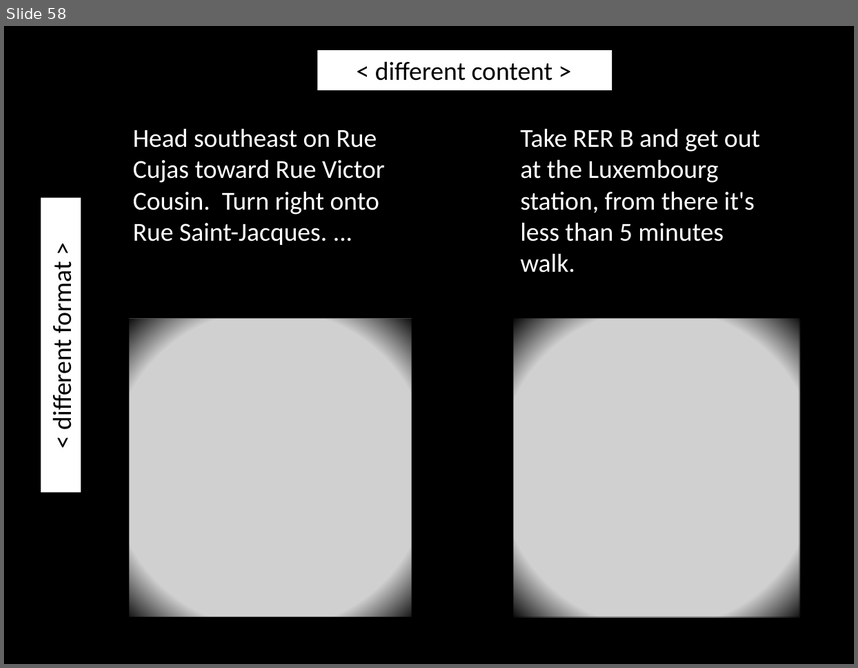
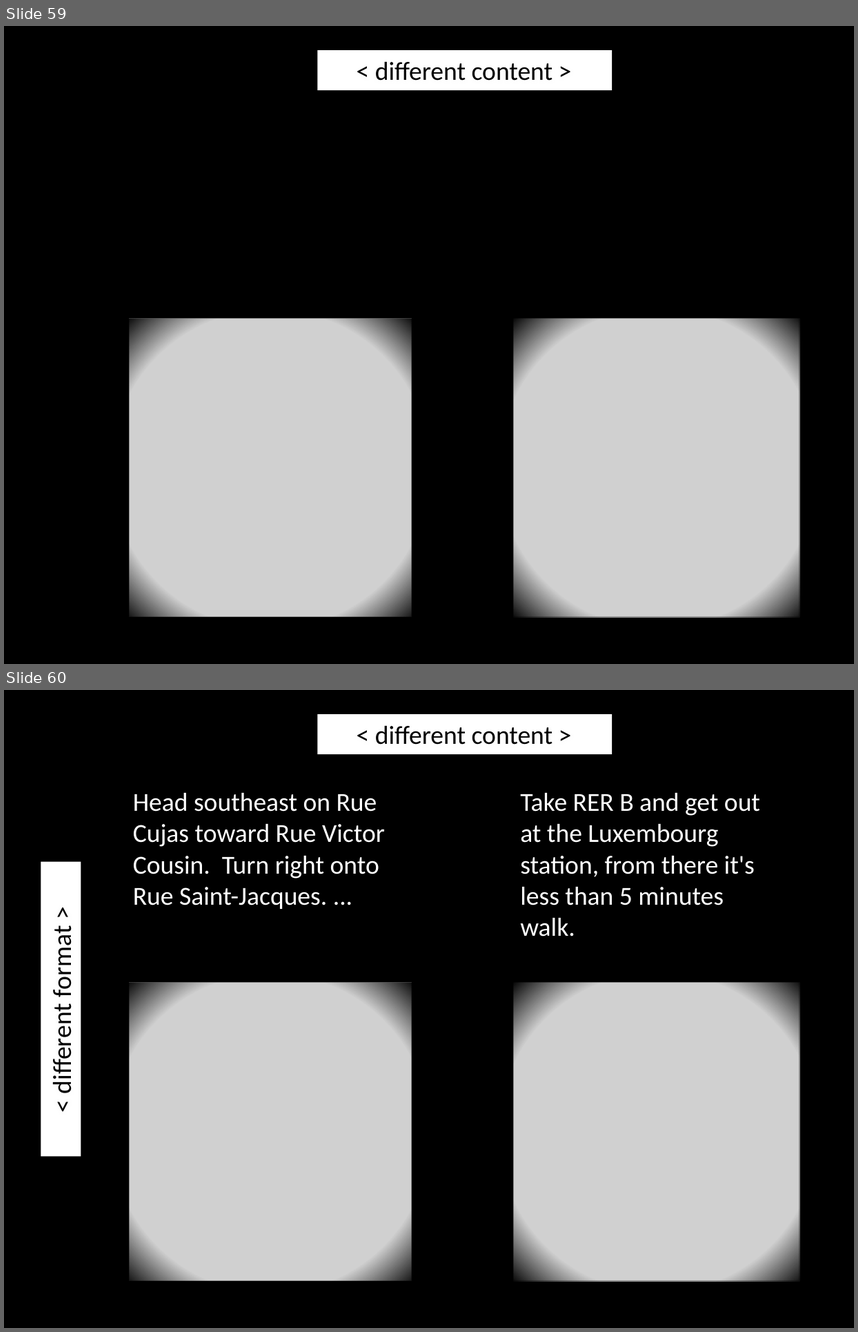
Before and after one commit to butterfill/writing, a slide deck: conf joint action --- sharing goals vs sharing intentions cambridge 2012 talk/intention and motor representation in joint action v2.pptx. Shown one above the other, each under a label of ours: slide 58 before the commit, slides 59 and 60 after it. The pictures are 858x668 and 858x1332 pixels, drawn with LibreOffice and Linux fonts; fonts in the diff are those of the drawing; grey boxes stand for pictures. Boxes give left, top, right and bottom in pixels: in the first picture for what was removed or moved away, otherwise in the second. Text is boxed around its words. In the diff, an @@ line names an element or a change of style, - is before the commit and + after.

```diff
--- a/conf joint action --- sharing goals vs sharing intentions cambridge 2012 talk/intention and motor representation in joint action v2.pptx
+++ b/conf joint action --- sharing goals vs sharing intentions cambridge 2012 talk/intention and motor representation in joint action v2.pptx
@@ slide 59 added at bbox=[4, 26, 854, 664], background #000000 @@
@@ rectangle added at bbox=[318, 51, 612, 91], fill #FFFFFF, 22 pt, text #000000 @@
+< different content >
@@ rectangle added at bbox=[125, 319, 417, 619], fill gradient #000000 @@
@@ picture added at bbox=[129, 319, 411, 617] @@
@@ rectangle added at bbox=[513, 316, 804, 617], fill gradient #000000 @@
@@ picture added at bbox=[514, 319, 800, 617] @@
@@ what was slide 58 is now slide 60 @@
```
Also in this commit, not shown: 2 slides changed, 2 other slides added, 1 slide removed, 2 other files.
